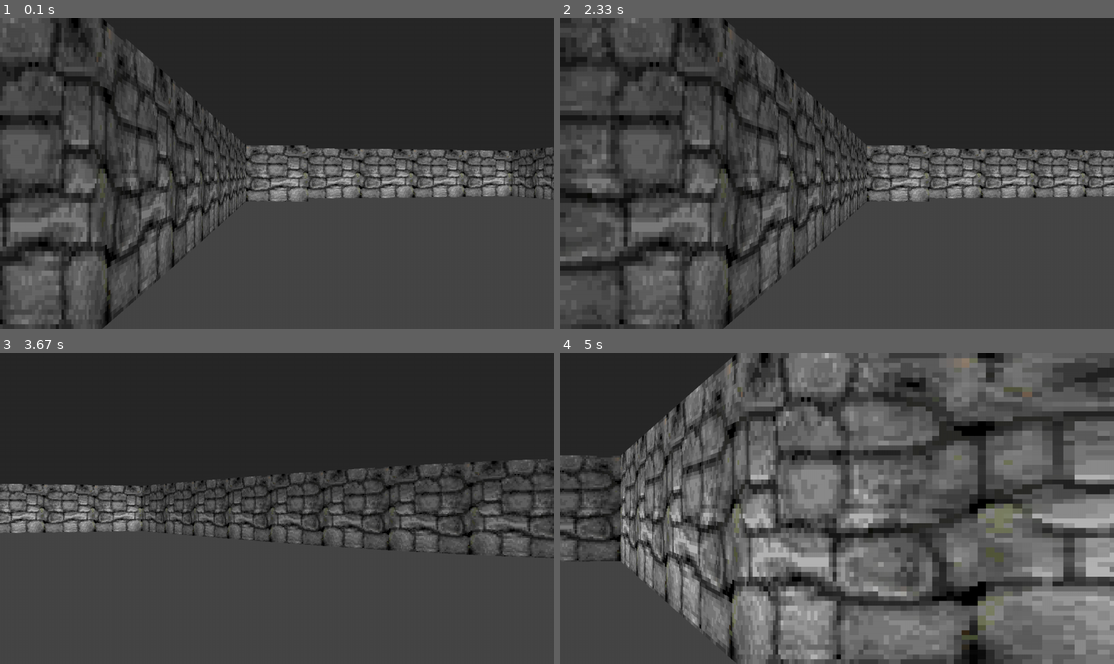
Above: before the commit, frames 1-4 (two rows, left to right).
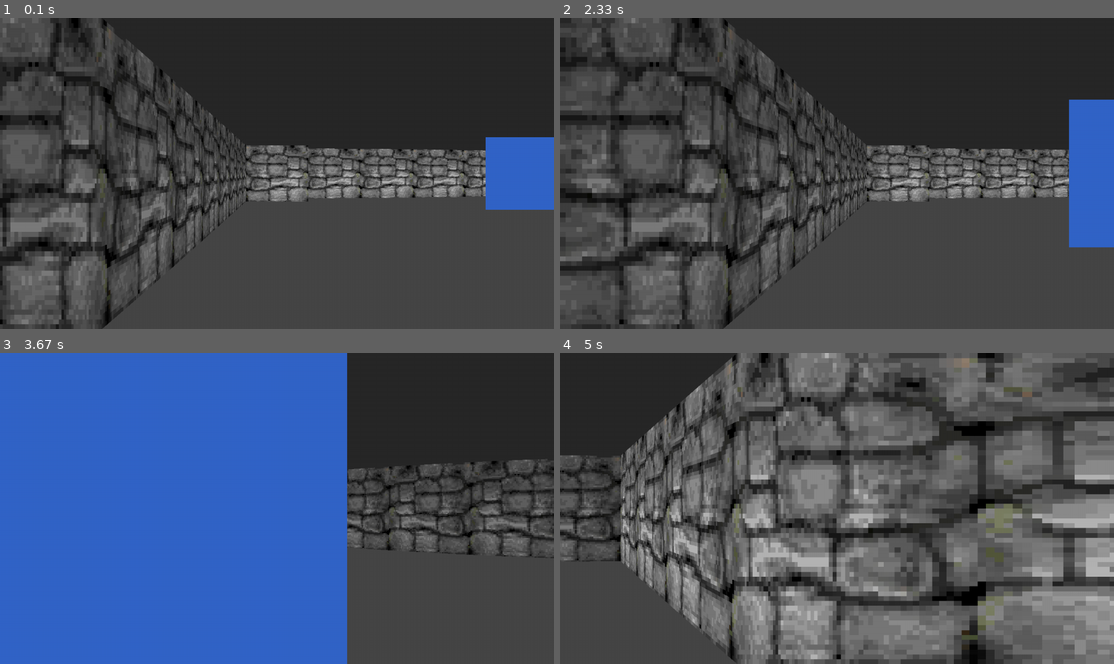
Above: after the commit, the same moments.

Repository: tdimnet/learn-pygame-by-doing
Game: pygame game, started from 10-bonus-fps-with-pygame/main.py
Same seed, same stepped clock (60 frames per second), same inputs: the game is played once before the commit and once after it.
Inputs:
- Up to frame 1 (0.1 s): no input
- Up to frame 2 (2.33 s): hold Right 0.33-0.8 s; hold Right 0.83-1.3 s; hold Left 1.33-1.87 s; hold Left from 1.9 s (still down)
- Up to frame 3 (3.67 s): release Left at 2.37 s; hold Right 2.4-3.03 s; hold Left 3.07-3.53 s; hold Right from 3.57 s (still down)
- Up to frame 4 (5 s): release Right at 4.03 s; hold Right 4.07-4.53 s; hold Left from 4.57 s (still down)

The runs differ from the first frame. In frame 1, 2.9% of the frame differs, in the area x 87-100%, y 38-62%; in frame 2, 3.9%; in frame 3, 63%, in the area x 0-63%, y 0-100%; in frame 4, nothing differs.

Commit message:
Adding enemies to the game loop

Diff:
--- a/10-bonus-fps-with-pygame/assets/maps/level_1.txt
+++ b/10-bonus-fps-with-pygame/assets/maps/level_1.txt
@@ -2,6 +2,6 @@
 1P0000000011
 100000000001
 100000000001
-10E0000E0001
+1000000E0001
 100000000001
 111111111111
--- a/10-bonus-fps-with-pygame/game.py
+++ b/10-bonus-fps-with-pygame/game.py
@@ -10,7 +10,9 @@
 from engine.map import Map
 from engine.player import Player
 from engine.enemy import Enemy
+
 from rendering.raycaster import Raycaster
+from rendering.sprite_renderer import SpriteRenderer
 
 
 class Game:
@@ -18,10 +20,13 @@
         self.screen = pygame.display.set_mode((SCREEN_WIDTH, SCREEN_HEIGHT))
         pygame.display.set_caption(TITLE)
         self.clock = pygame.time.Clock()
+
         self.map = Map("assets/maps/level_1.txt")
         self.player = Player(self.map)
         self.enemies = [Enemy(x, y) for x, y in self.map.enemy_positions]
+
         self.raycaster = Raycaster(self.screen, self.map, self.player)
+        self.sprite_renderer = SpriteRenderer(self.screen)
 
     def run(self):
         while True:
@@ -50,3 +55,8 @@
 
     def draw(self) -> None:
         self.raycaster.render()
+        self.sprite_renderer.render(
+            self.enemies,
+            self.player,
+            self.raycaster.z_buffer
+        )
